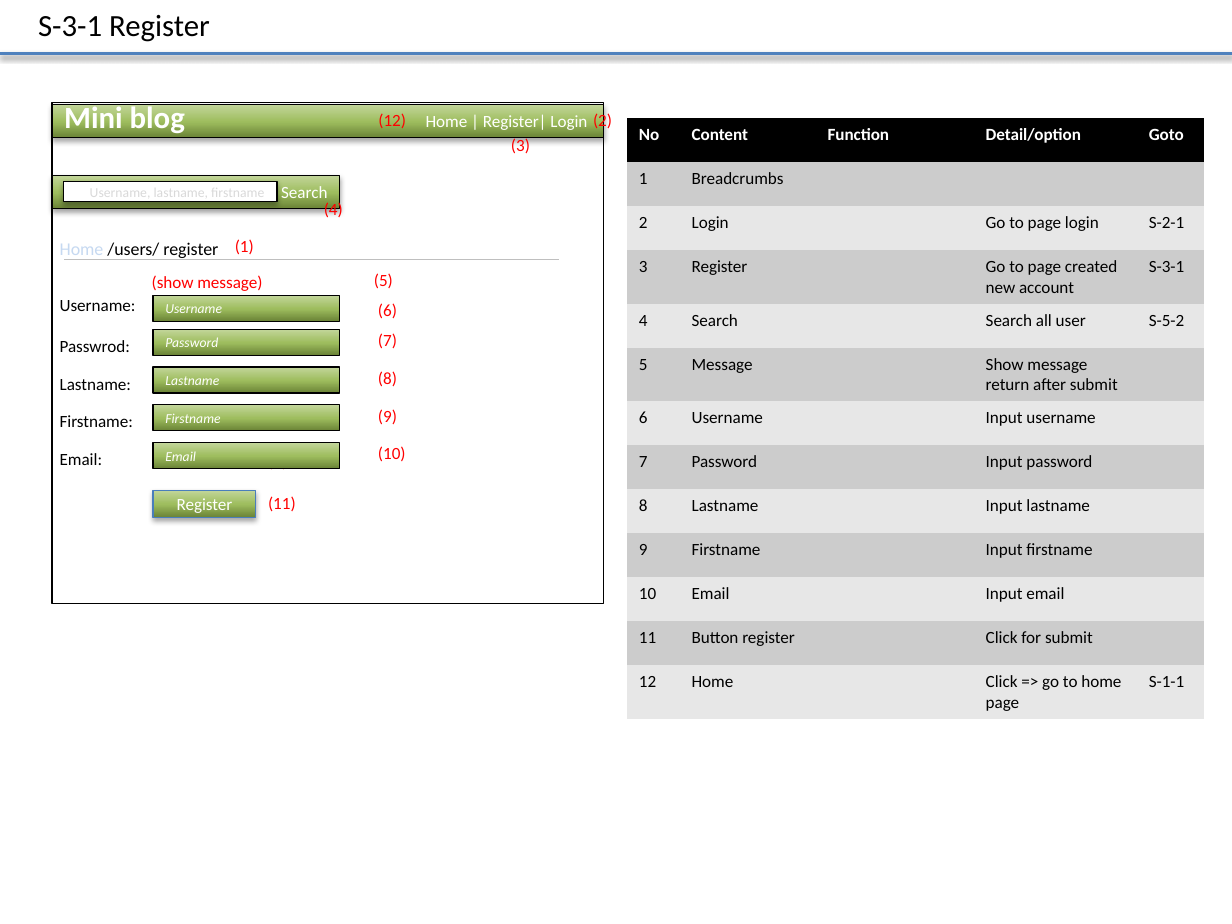
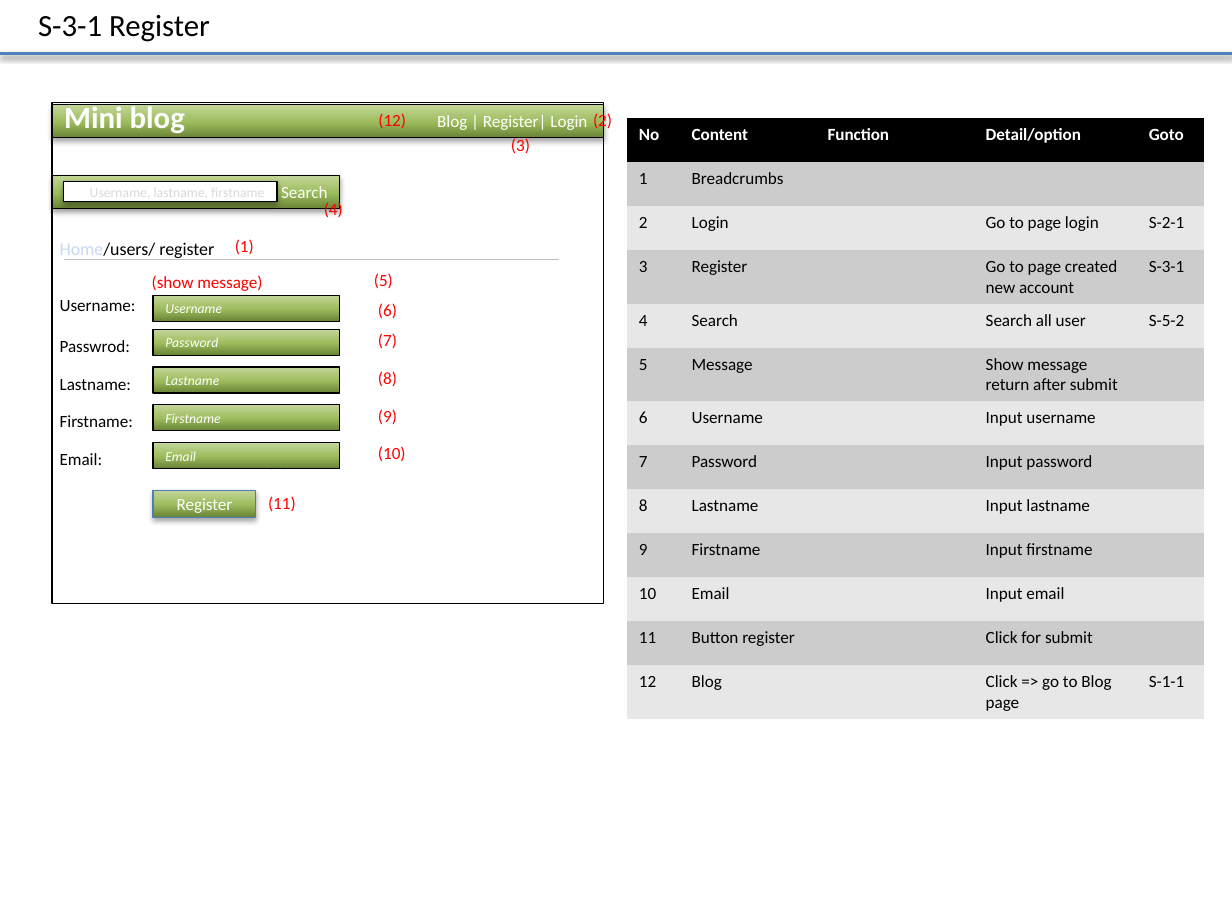
Before and after one commit to Mulodo-PHP-Training/miniblog-lam.vy, a slide deck: slide 5 of doc/frontend/wireframe/TRN-MiniBlog_WireframeDesign_LAMVY.pptx. Drawn at 1232x924 pixels with LibreOffice and Linux fonts; fonts in the diff are those of the drawing. Boxes give left, top, right and bottom in pixels: in the first picture for what was removed or moved away, otherwise in the second. Text is boxed around its words. In the diff, an @@ line names an element or a change of style, - is before the commit and + after.

```diff
--- a/doc/frontend/wireframe/TRN-MiniBlog_WireframeDesign_LAMVY.pptx
+++ b/doc/frontend/wireframe/TRN-MiniBlog_WireframeDesign_LAMVY.pptx
@@ text in rectangle at (437,114,587,133): text changed @@
-Home | Register| Login
+Blog | Register| Login
@@ table at (627,118,1204,719) @@
-row 13, column 2: Home
+row 13, column 2: Blog
-row 13, column 4: Click => go to home page
+row 13, column 4: Click => go to Blog page
@@ text at (60,242,214,260): spaces changed @@
-Home /users/ register
+Home/users/ register
```
Also in this commit, not shown: 7 other slides changed, 6 slides added.
